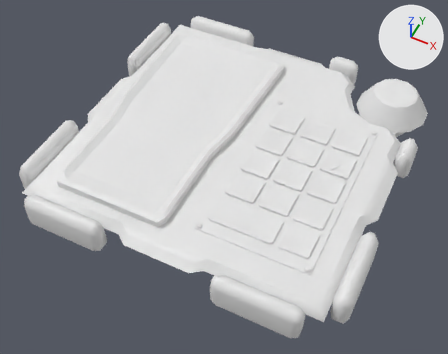
The FBX model Assets/Blender/Module.fbx as it was, and as the next commit left it.
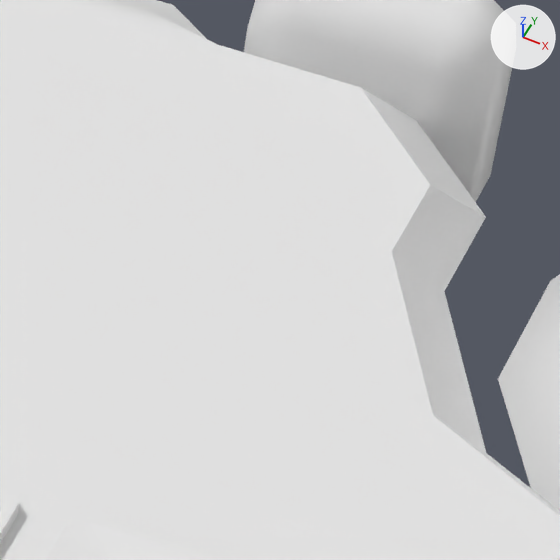
Old and new are each drawn whole from a 50 mm camera at (1.128, -2.417, 2.761) aimed at (-0.003, -0.153, -0.068) and again close up on the part from 68% to 81% of the width and 18% to 35% of the height. Arrows for +X, +Y and +Z are at upper right; the lights stay in place. Where no turn or scale is listed for an object, it has been applied to the vertices.

The first close-up shows 'F1Button', 'F2Button', 'ModelComponent', 'NumpadPlate'.
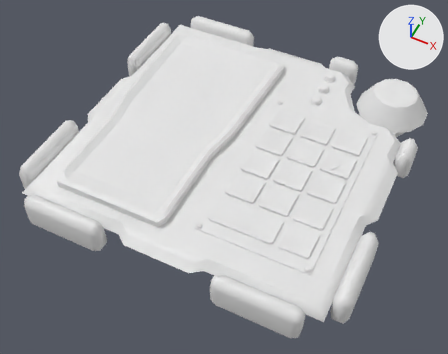
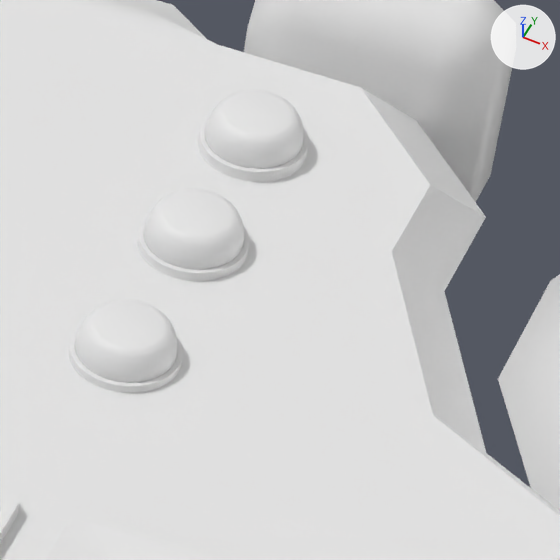
Edits to the scene script, one JSON object a line:
```json
{"op": "add", "block": "mat_metalmat", "code": ["mat_metalmat = principled_material('MetalMat')", "mat_metalmat.base_color = (0.8, 0.8, 0.8)  # white #e7e7e7"]}
{"op": "add", "block": "me_ledrim_002", "code": ["me_ledrim_002 = bpy.data.meshes.new('LEDRim.002')", "me_ledrim_002.from_pydata(...)  # 1344 vertices, 1254 faces; spans x -0.038..0.038, y -0.038..0.29, z -0.009..0.002", "me_ledrim_002.materials.append(mat_metalmat)  # white #e7e7e7"]}
{"op": "add", "block": "me_led", "code": ["me_led = bpy.data.meshes.new('LED')", "me_led.from_pydata(...)  # 218 vertices, 186 faces; spans x -0.0345..0.0345, y -0.0345..0.0345, z -0.0087..0.0134", "me_led.materials.append(mat_metalmat)  # white #e7e7e7"]}
{"op": "add", "block": "ob_ledrims", "code": ["ob_ledrims = bpy.data.objects.new('LEDRims', me_ledrim_002)", "ob_ledrims.location = (0.3186, 0.5043, 0.1546)"]}
{"op": "add", "block": "ob_led1", "code": ["ob_led1 = bpy.data.objects.new('LED1', me_led)", "ob_led1.location = (0.3186, 0.7555, 0.1646)"]}
{"op": "add", "block": "ob_led2", "code": ["ob_led2 = bpy.data.objects.new('LED2', me_led.copy())", "ob_led2.location = (0.3186, 0.6346, 0.1646)"]}
{"op": "add", "block": "ob_led3", "code": ["ob_led3 = bpy.data.objects.new('LED3', me_led.copy())", "ob_led3.location = (0.3186, 0.5043, 0.1646)"]}
```

Boxes [x1, y1, x2, y2] around the edits, measured in the close-ups (560 x 560 px):
```json
{"object": "LED3", "change": "added", "after": [75, 300, 177, 383]}
{"object": "LED2", "change": "added", "after": [144, 189, 244, 270]}
{"object": "LED1", "change": "added", "after": [205, 90, 304, 169]}
{"object": "LEDRims", "change": "added", "after": [69, 114, 309, 393]}
```
